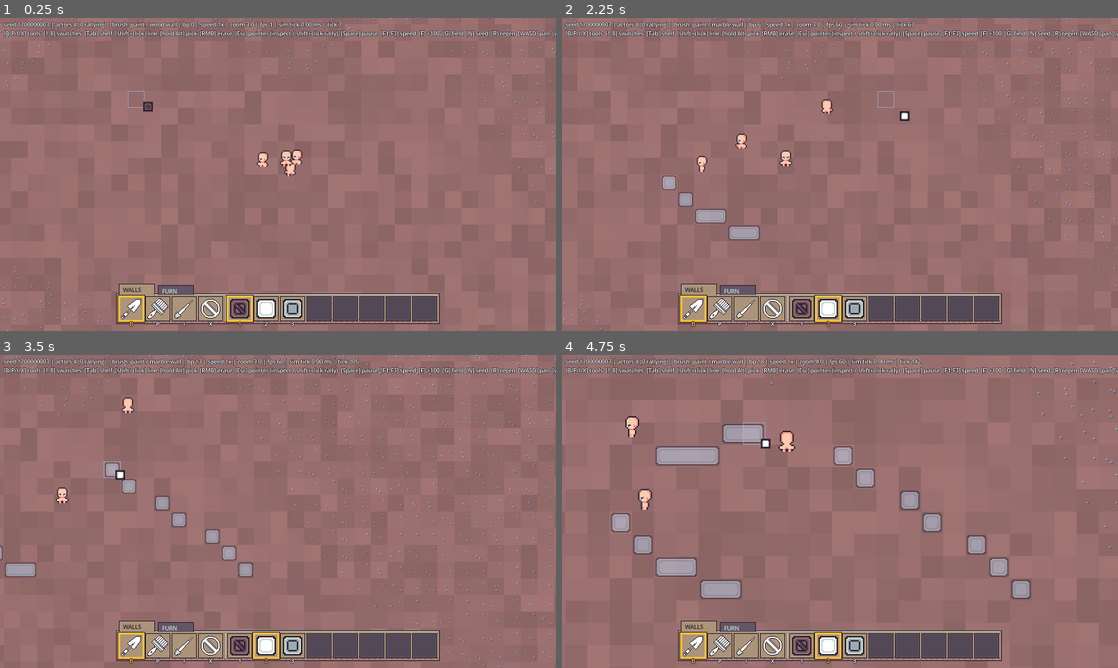
Above: before the commit, frames 1-4 (two rows, left to right).
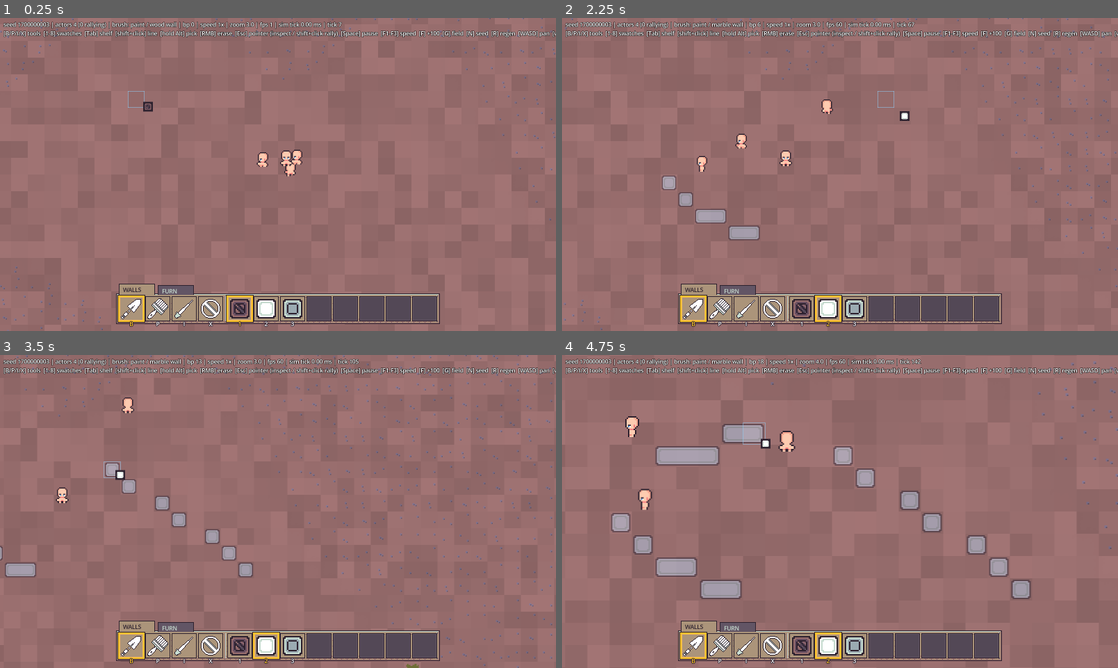
Above: after the commit, the same moments.

Repository: young-steveo/colony-sim
Game: Godot game, scene res://game/main.tscn
The game is run twice, just before and just after one commit, with the same random seed, the same clock (stepped at 60 frames per second) and the same inputs.
Inputs (mouse positions are in pixels of both pictures, inside the frame that each line leads up to):
- Up to frame 1 (0.25 s): no input
- Up to frame 2 (2.25 s): drag from (840, 302) to (895, 105) at 0.52 s; drag from (728, 190) to (812, 237) at 1.27 s; move the mouse to (895, 105) at 2.02 s; hold D (pan_right) from 2.03 s (still down); hold B (tool_paint) from 2.03 s (still down)
- Up to frame 3 (3.5 s): release D (pan_right) at 2.75 s; release B (tool_paint) at 2.75 s; drag from (250, 574) to (111, 464) at 2.77 s
- Up to frame 4 (4.75 s): tap Enter at 3.5 s; move the mouse to (1006, 558) at 3.52 s; hold A (pan_left) 3.53-4.25 s; hold Mouse wheel up (zoom_in) 3.53-4.25 s; drag from (673, 464) to (756, 433) at 4.27 s

The runs differ from the first frame. In frame 1, 0.1% of the frame differs, in the area x 0-100%, y 0-100%; in frame 2, 0.1%; in frame 3, 0.4%, in the area x 2-100%, y 0-100%; in frame 4, less than 0.1%.

Commit message:
De-fizz worldgen: gentle singleton pass + wetness jitter; pebble glints die
Three fixes from shoreline observation: (1) the gentle pass — a land
cell with zero orthogonal same-substrate neighbors takes the local
majority, killing threshold-isoline dithering while keeping tufts with
even one friend; (2) per-cell wetness jitter breaks the mathematically
uniform one-cell mud crust into organic bank patches; (3) rocky dirt
pebbles lose their sheen glint — lone cool bright pixels aggregate into
blue confetti at play zoom (the navy-fleck lesson, round two).

Co-Authored-By: Claude Fable 5 <noreply@anthropic.com>

Diff:
--- a/sim/core/map_gen.gd
+++ b/sim/core/map_gen.gd
@@ -70,34 +70,84 @@
 
 	var substrate := PackedByteArray()
 	var surface := PackedByteArray()
+	var wetness := PackedFloat32Array()
 	var _e4: int = substrate.resize(cell_count)
 	var _e5: int = surface.resize(cell_count)
+	var _e6: int = wetness.resize(cell_count)
+	var jitter_key := SimRng.key([world_seed, "wetness_jitter"])
 	for c: int in cell_count:
 		var e := elevation[c]
+		# Per-cell jitter breaks threshold isolines: without it, mud forms
+		# a mathematically uniform one-cell crust along every wet shore —
+		# an outline stroke, not a material. With it, banks come in
+		# organic patches (the gentle pass below sweeps the crumbs).
+		var jitter := (SimRng.randf(SimRng.combine(jitter_key, c)) - 0.5) * 0.12
+		var proximity := clampf(1.0 - float(dist[c]) / WATER_REACH, 0.0, 1.0)
+		wetness[c] = 0.6 * rainfall[c] + 0.4 * proximity + jitter
 		if e < THRESHOLD_WATER:
 			substrate[c] = SimWorld.TILE_WATER
 			continue
 		var soil := soil_noise[c] * (1.0 - 0.6 * e)  # thin up high
-		var proximity := clampf(1.0 - float(dist[c]) / WATER_REACH, 0.0, 1.0)
-		var wetness := 0.6 * rainfall[c] + 0.4 * proximity
 		if e >= THRESHOLD_PEAK or soil < SOIL_BARE:
 			substrate[c] = SimWorld.TILE_STONE
-		elif dist[c] <= SAND_SHORE_DIST and wetness < WET_SAND_MAX:
+		elif dist[c] <= SAND_SHORE_DIST and wetness[c] < WET_SAND_MAX:
 			substrate[c] = SimWorld.TILE_SAND
-		elif wetness >= WET_MUD:
+		elif wetness[c] >= WET_MUD:
 			substrate[c] = SimWorld.TILE_MUD
-		elif soil >= SOIL_FERTILE and wetness >= WET_FERTILE:
+		elif soil >= SOIL_FERTILE and wetness[c] >= WET_FERTILE:
 			substrate[c] = SimWorld.TILE_DIRT_FERTILE
 		elif soil < SOIL_ROCKY:
 			substrate[c] = SimWorld.TILE_DIRT_ROCKY
 		else:
 			substrate[c] = SimWorld.TILE_DIRT
+
+	_defizz(substrate, width, height)
+
+	for c: int in cell_count:
 		# Grass grows on soil that holds some water — including fertile
 		# ground (its fringe then exposes fertile dirt: the seam rule).
 		var s := substrate[c]
-		if (s == SimWorld.TILE_DIRT or s == SimWorld.TILE_DIRT_FERTILE) and wetness >= WET_GRASS:
+		if (s == SimWorld.TILE_DIRT or s == SimWorld.TILE_DIRT_FERTILE) and wetness[c] >= WET_GRASS:
 			surface[c] = SimWorld.SURF_GRASS
 	return {"substrate": substrate, "surface": surface}
+
+
+## The gentle pass: a LAND cell with zero orthogonal same-substrate
+## neighbors takes the most common land substrate around it. Kills the
+## threshold-isoline dithering (diagonal staircases of island blobs)
+## while keeping every region, band, and deliberate-feeling lone tuft
+## that has even one friend. Water never changes — the coastline is
+## elevation truth. Deterministic: reads the pre-pass state only.
+static func _defizz(substrate: PackedByteArray, width: int, height: int) -> void:
+	var before := substrate.duplicate()
+	for y: int in range(1, height - 1):
+		for x: int in range(1, width - 1):
+			var c := y * width + x
+			var mine := before[c]
+			if mine == SimWorld.TILE_WATER:
+				continue
+			var lonely := true
+			for n: int in [c - width, c + width, c - 1, c + 1]:
+				if before[n] == mine:
+					lonely = false
+					break
+			if not lonely:
+				continue
+			var counts := {}
+			var best := mine
+			var best_n := 0
+			for dy: int in [-1, 0, 1]:
+				for dx: int in [-1, 0, 1]:
+					if dx == 0 and dy == 0:
+						continue
+					var nv := before[c + dy * width + dx]
+					if nv == SimWorld.TILE_WATER:
+						continue
+					counts[nv] = int(counts.get(nv, 0)) + 1
+					if counts[nv] > best_n:
+						best_n = counts[nv]
+						best = nv
+			substrate[c] = best
 
 
 ## Normalized [0,1] fractal value noise, lattice precomputed per octave.
--- a/tools/gen_terrain_sheets.gd
+++ b/tools/gen_terrain_sheets.gd
@@ -108,8 +108,10 @@
 			Vector2i(x, y), Vector2i(x + 1, y), Vector2i(x, y + 1), Vector2i(x + 1, y + 1),
 		]
 		if _stamp(img, donor, pts, Color("7f708a")):
+			# No sheen glint on pebbles: a lone cool bright pixel per pebble
+			# aggregates into blue confetti at play zoom (the navy-fleck
+			# lesson, round two). The pebble body is enough.
 			var _s := _stamp(img, donor, [Vector2i(x + 1, y + 1)], Color("625565"))
-			var _g := _stamp(img, donor, [Vector2i(x, y)], Color("9babb2"))
 
 ## Sand: flattest of all — a rare short horizontal ripple, base-shade.
 func _sand_features(img: Image, donor: Image, ox: int, oy: int, rng: Rng) -> void:
Binary file changed: content/terrain/dirt_rocky.png
